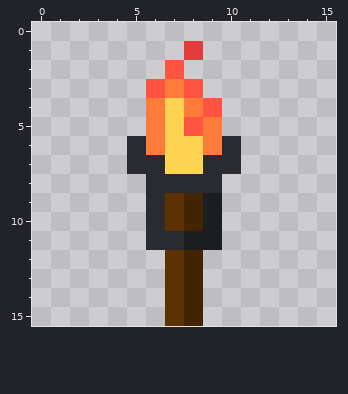
Pixel-art sprite, stored at public/images/ui/inventory/inv_torch.png. Above is the file before it was changed.
The file is 32x32 pixels, drawn in blocks of 2x2; one block is one cell here.
The result:
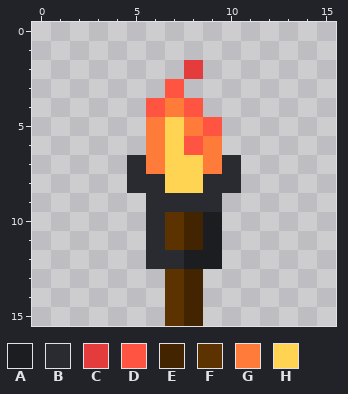
Palette (. is transparent): A #1c1d21  B #292b31  C #e43c3c  D #ff5442  E #422400  F #5c3200  G #ff7b3a  H #ffd452
Diff:
y 1: x 8 C -> .
y 2: x 7..8 D. -> .C
y 3: x 6..8 DGD -> .D.
y 4: x 6..9 GHGD -> DGD.
y 5: x 8..9 DG -> GD
y 6: x 5 B -> .; x 8 H -> D; x 10 B -> .
y 7: x 6 B -> G; x 9 B -> G
y 8: x 5 . -> B; x 7..8 BB -> HH; x 10 . -> B
y 9: x 7..9 FEA -> BBB
y 11: x 7..8 BA -> FE
y 12: x 6..9 .FE. -> BBAA
